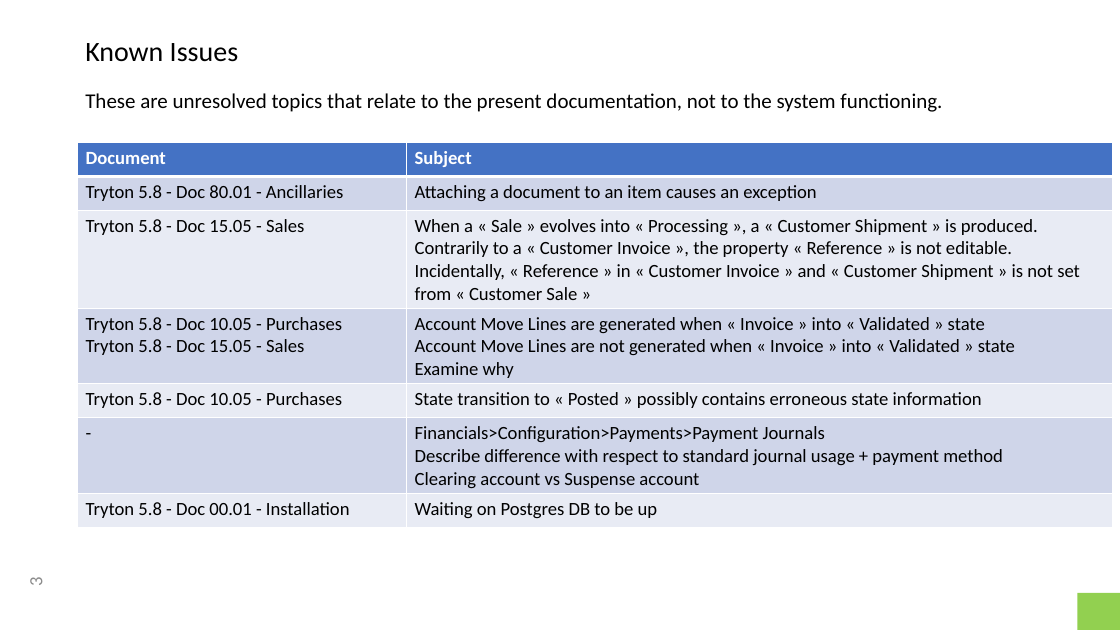
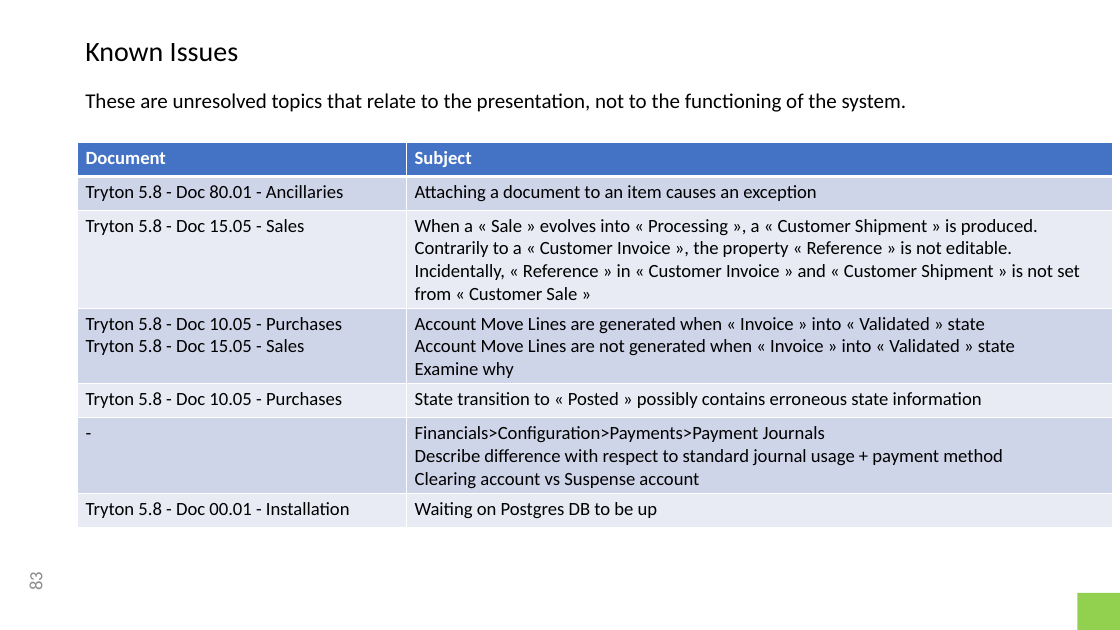
Before and after one commit to clixwise/tryton-by-example, a slide deck: slide 83 of Tryton 5.8 - Doc 00.01 - Installation & administration.pptx (slide 3 before the commit). Drawn at 1120x630 pixels with LibreOffice and Linux fonts; fonts in the diff are those of the drawing. Boxes give left, top, right and bottom in pixels: in the first picture for what was removed or moved away, otherwise in the second. Text is boxed around its words. In the diff, an @@ line names an element or a change of style, - is before the commit and + after.

```diff
--- a/Tryton 5.8 - Doc 00.01 - Installation & administration.pptx
+++ b/Tryton 5.8 - Doc 00.01 - Installation & administration.pptx
@@ text at <box>85,93,906,112</box>: text changed @@
-These are unresolved topics that relate to the present documentation, not to the system functioning.
+These are unresolved topics that relate to the presentation, not to the functioning of the system.
@@ page number at <box>25,573,48,589</box>: text changed @@
-3
+83
```
Also in this commit, not shown: 1 other slide changed, 1 slide added, 1 other file.
